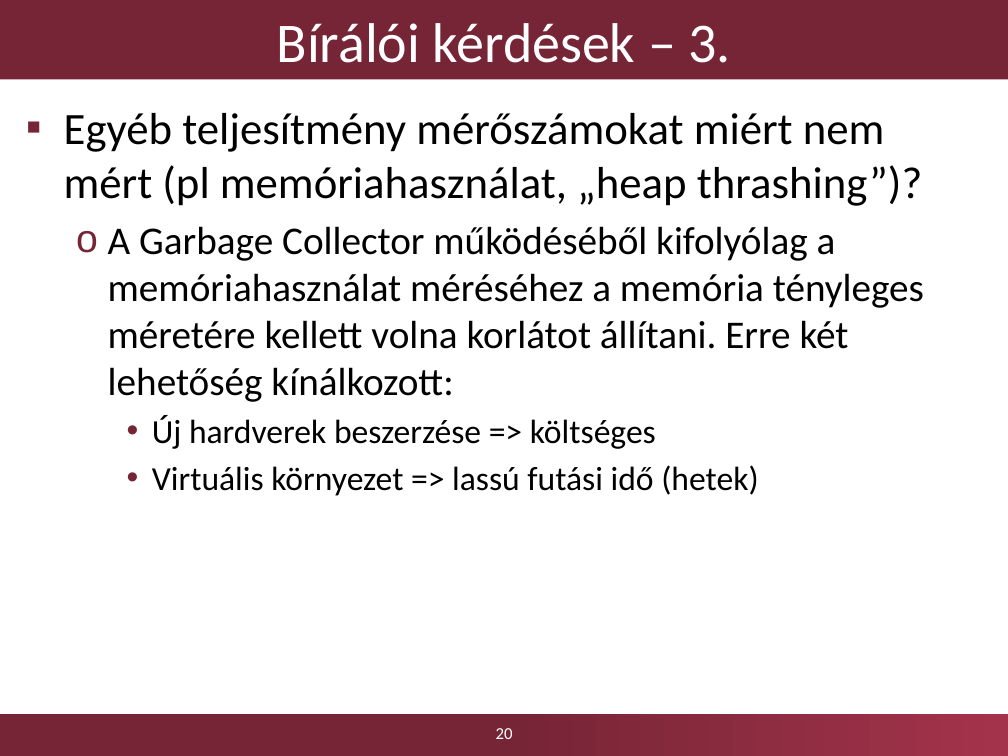
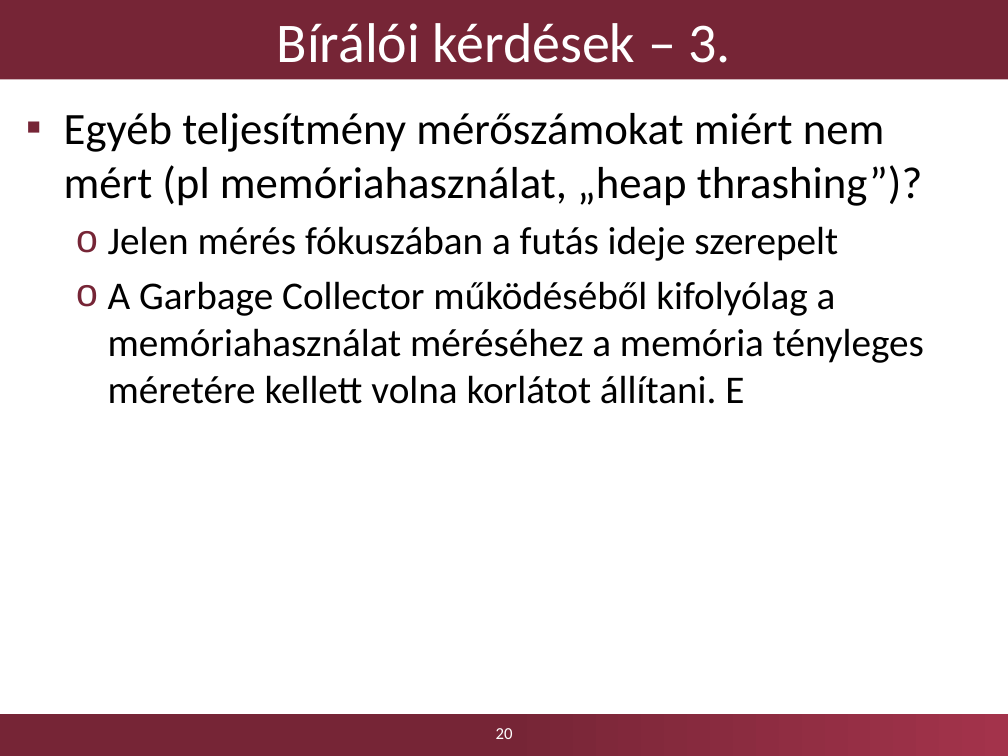
Before and after one commit to Kreestof/szakdolgozat-presentation, a slide deck: slide 20 of Dobosy_Kristof_szakdolgozat_2017_GraphEngine_0.pptx. Drawn at 1008x756 pixels with LibreOffice and Linux fonts; fonts in the diff are those of the drawing; background and template pictures are left out. Boxes give left, top, right and bottom in pixels: in the first picture for what was removed or moved away, otherwise in the second. Text is boxed around its words. In the diff, an @@ line names an element or a change of style, - is before the commit and + after.

```diff
--- a/Dobosy_Kristof_szakdolgozat_2017_GraphEngine_0.pptx
+++ b/Dobosy_Kristof_szakdolgozat_2017_GraphEngine_0.pptx
@@ text at [108, 226, 924, 404]: text changed @@
-  o A Garbage Collector működéséből kifolyólag a memóriahasználat méréséhez a memória tényleges méretére kellett volna korlátot állítani. Erre két lehetőség kínálkozott:
-    • Új hardverek beszerzése => költséges
-    • Virtuális környezet => lassú futási idő (hetek)
+  o Jelen mérés fókuszában a futás ideje szerepelt
+  o A Garbage Collector működéséből kifolyólag a memóriahasználat méréséhez a memória tényleges méretére kellett volna korlátot állítani. E
```
Also in this commit, not shown: 7 other slides changed, 1 other file.
